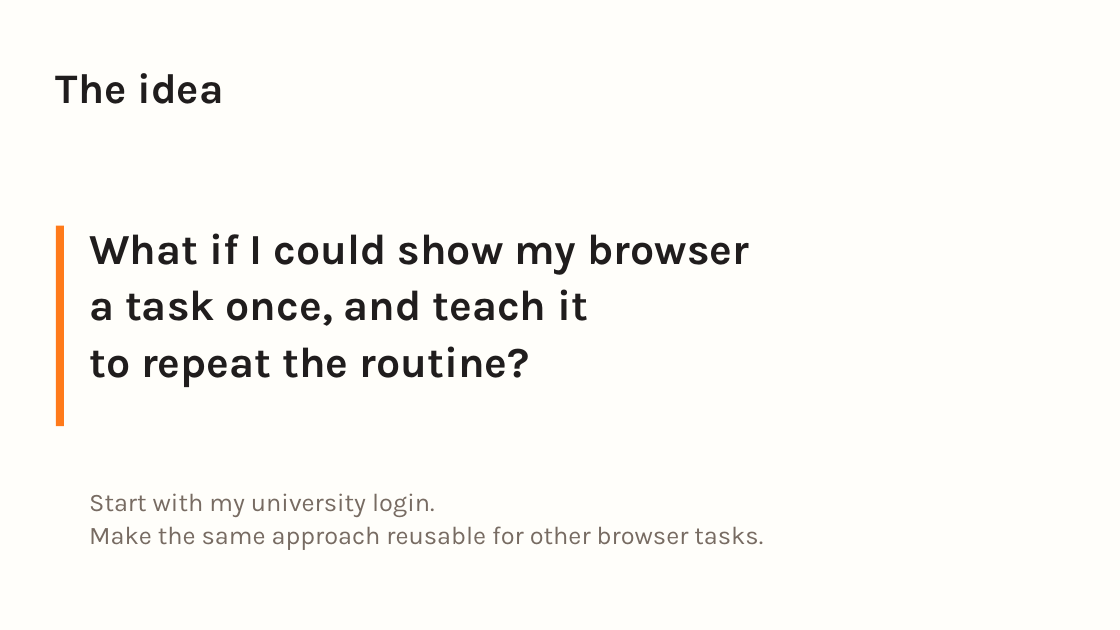
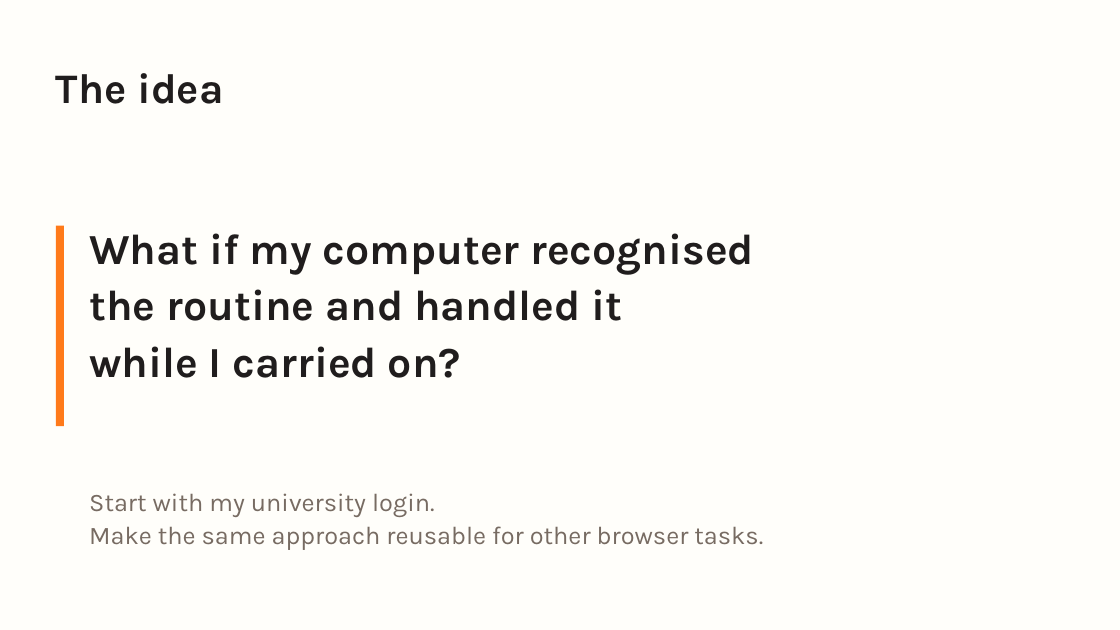
Before and after one commit to MLouchini/Kopi, a slide deck: slide 3 of docs/presentation/Kopi-Hackathon-Pitch.pptx. Drawn at 1120x630 pixels with LibreOffice and Linux fonts; fonts in the diff are those of the drawing. Boxes give left, top, right and bottom in pixels: in the first picture for what was removed or moved away, otherwise in the second. Text is boxed around its words. In the diff, an @@ line names an element or a change of style, - is before the commit and + after.

```diff
--- a/docs/presentation/Kopi-Hackathon-Pitch.pptx
+++ b/docs/presentation/Kopi-Hackathon-Pitch.pptx
@@ text at <box>89,233,755,378</box>: text changed @@
-What if I could show my browser
-a task once, and teach it
-to repeat the routine?
+What if my computer recognised
+the routine and handled it
+while I carried on?
```
Also in this commit, not shown: 5 other slides changed, 1 other file.
